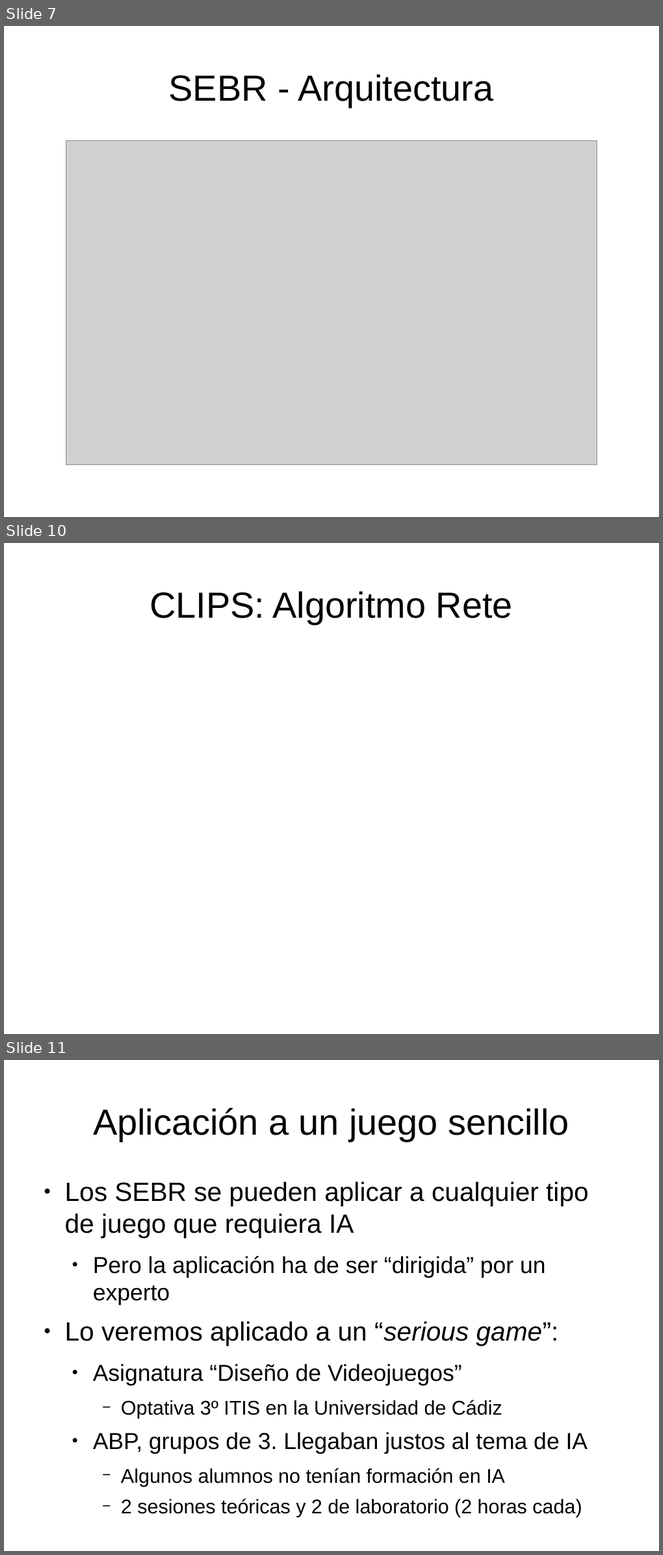
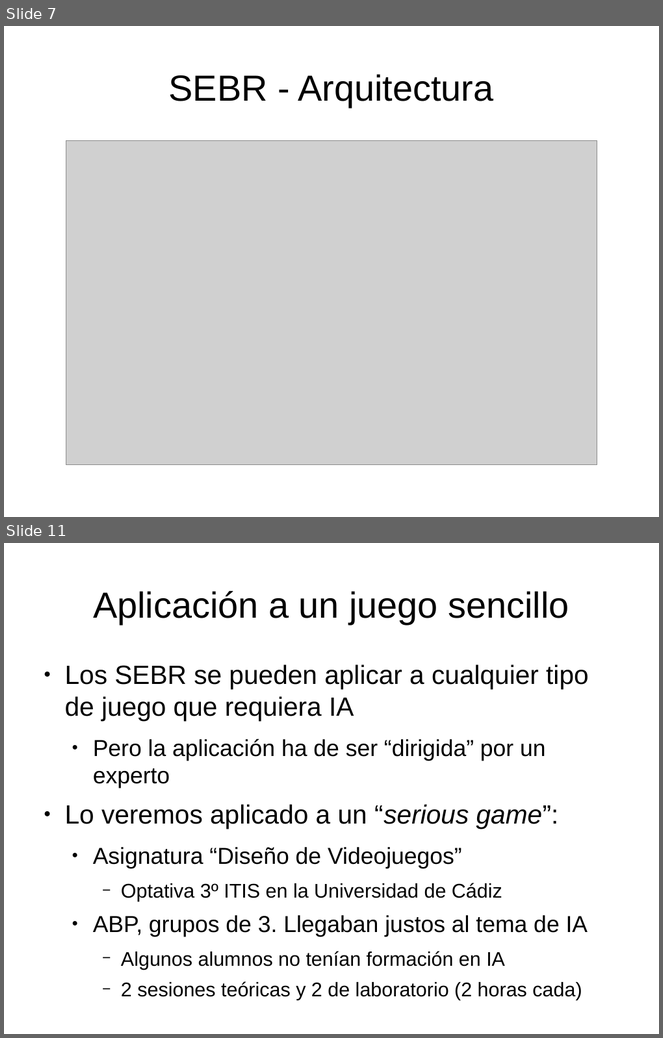
Before and after one commit to rompehielos013013013/gsiege, a slide deck: presentacion/expertoUCLM2014/SSEE-IA.odp. Shown one above the other, each under a label of ours: slides 7, 10 and 11 before the commit, slides 7 and 11 after it; the slides between them are not shown. The pictures are 663x1555 and 663x1038 pixels, drawn with LibreOffice and Linux fonts; fonts in the diff are those of the drawing; grey boxes stand for pictures. Boxes give left, top, right and bottom in pixels: in the first picture for what was removed or moved away, otherwise in the second. Text is boxed around its words. In the diff, an @@ line names an element or a change of style, - is before the commit and + after.

Commit message:
CLIPS

```diff
--- a/presentacion/expertoUCLM2014/SSEE-IA.odp
+++ b/presentacion/expertoUCLM2014/SSEE-IA.odp
@@ slide 10 removed at (4, 543, 659, 1034), background #FFFFFF @@
@@ title removed at (150, 591, 513, 624) @@
-CLIPS: Algoritmo Rete
```
Also in this commit, not shown: 4 slides changed, 2 slides added.
